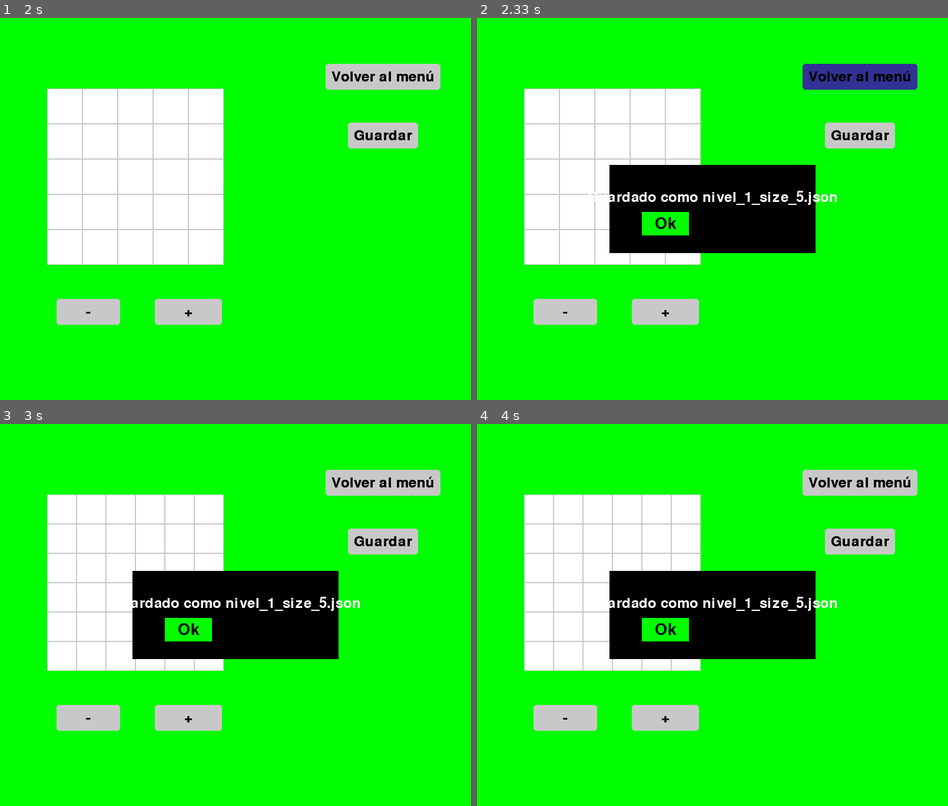
Above: before the commit, frames 1-4 (two rows, left to right).
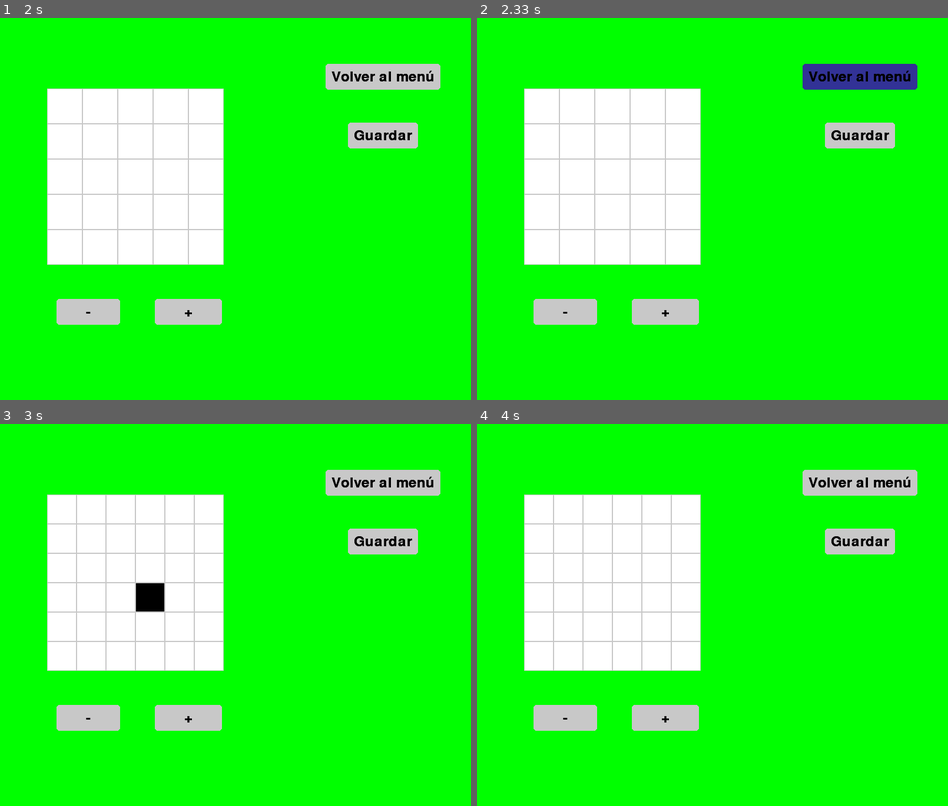
Above: after the commit, the same moments.

Repository: Diego-ipt/Pygame_nonograma
Game: pygame game, started from inicio.py
Two runs of this game, one before a commit and one after it. Both use one fixed random seed, a clock stepped at 60 frames per second and the inputs below.
Inputs (mouse positions are in pixels of both pictures, inside the frame that each line leads up to):
- Up to frame 1 (2 s): press the mouse at (235, 224) at 0.37 s; move the mouse to (160, 262) at 0.47 s; release the mouse at (89, 296) at 0.6 s; press the mouse at (89, 182) at 0.7 s; move the mouse to (84, 151) at 0.8 s; release the mouse at (75, 117) at 0.93 s; press the mouse at (353, 254) at 1.03 s; move the mouse to (353, 262) at 1.13 s; release the mouse at (357, 270) at 1.27 s; press the mouse at (353, 75) at 1.37 s; move the mouse to (244, 205) at 1.47 s; release the mouse at (131, 331) at 1.6 s; press the mouse at (235, 281) at 1.7 s; move the mouse to (169, 273) at 1.8 s; release the mouse at (103, 270) at 1.93 s
- Up to frame 2 (2.33 s): press the mouse at (858, 136) at 2.03 s; move the mouse to (872, 98) at 2.13 s; release the mouse at (886, 63) at 2.27 s
- Up to frame 3 (3 s): press the mouse at (188, 718) at 2.37 s; move the mouse to (202, 595) at 2.47 s; release the mouse at (216, 473) at 2.6 s; press the mouse at (136, 584) at 2.7 s; move the mouse to (244, 546) at 2.8 s; release the mouse at (353, 508) at 2.93 s
- Up to frame 4 (4 s): press the mouse at (613, 584) at 3.03 s; move the mouse to (590, 530) at 3.13 s; release the mouse at (571, 481) at 3.27 s; press the mouse at (858, 481) at 3.37 s; move the mouse to (736, 557) at 3.47 s; release the mouse at (613, 630) at 3.6 s; press the mouse at (712, 687) at 3.7 s; move the mouse to (637, 599) at 3.8 s; release the mouse at (566, 508) at 3.93 s

Frame 1 is identical in both runs. In frame 2, 10% of the frame differs, in the area x 23-77%, y 38-62%; in frame 3, 9.7%; in frame 4, 10%.

Commit message:
Boton movido a elementos_graficos y cambiado mostrar_texto para tener fuente por defecto

Diff:
--- a/nonograma_core/Elementos_graficos/Boton.py
+++ /dev/null
@@ -1,45 +0,0 @@
-import pygame
-import sys
-
-class Boton:
-    def __init__(self, image, pos, text_input, font, base_color, hover_color, rect_padding= (10,10)):
-        ''''''
-        self.image = image
-        self.x_pos = pos[0]
-        self.y_pos = pos[1]
-        self.font = font
-        self.base_color, self.hover_color = base_color, hover_color
-        self.curr_color = base_color
-        self.text_input = text_input
-        self.text = self.font.render(self.text_input, True, "black")
-        if self.image is None:
-            self.image = self.text
-        self.rect = self.image.get_rect(center=(self.x_pos,self.y_pos))
-        self.text_rect = self.text.get_rect(center=(self.x_pos, self.y_pos))
-        self.rect_padding = rect_padding
-
-        self.hitbox = pygame.Rect(
-            self.text_rect.left - self.rect_padding[0],
-            self.text_rect.top - self.rect_padding[1],
-            self.text_rect.width + 2 * self.rect_padding[0],
-            self.text_rect.height + 2 * self.rect_padding[1]
-        )
-
-    def update(self, screen):
-
-        pygame.draw.rect(screen, self.curr_color, self.hitbox, border_radius=5)
-
-        #Soporte para imagen de fondo de boton
-        if self.image is not None:
-            screen.blit(self.image, self.rect)
-
-        screen.blit(self.text, self.text_rect)
-
-    def checkInput(self, pos):
-        return self.hitbox.collidepoint(pos)
-
-    def changeColor(self, pos):
-        if self.hitbox.collidepoint(pos):
-            self.curr_color = self.hover_color
-        else:
-            self.curr_color = self.base_color
--- a/nonograma_core/Elementos_graficos/elementos_menus.py
+++ b/nonograma_core/Elementos_graficos/elementos_menus.py
@@ -1,58 +1,50 @@
 import pygame
-import time
-import random
-from nonograma_core.Elementos_graficos.colores import *
-from nonograma_core.Elementos_graficos.AssetManager import AssetManager
-
-# Inicializar Pygame
-pygame.init()
-
-# Cargador de recursos
-asset_manager = AssetManager()
-
-# Tamaño de la pantalla
-ancho_pantalla = 800
-alto_pantalla = 650
-pantalla = pygame.display.set_mode((ancho_pantalla, alto_pantalla))
-
-# Definir fuente de texto
-fuente = pygame.font.SysFont(None, 40)
-
-# Icono
-icono = asset_manager.cargar_imagen("Iconojuego.jpg")
-pygame.display.set_caption("Nonograma_Game")
-pygame.display.set_icon(icono)
 
 # Función para mostrar texto en la pantalla
-def mostrar_texto(texto, fuente, color, pantalla, x, y):
+def mostrar_texto(texto, color, pantalla, x, y, fuente=pygame.font.SysFont(None, 40)):
     superficie_texto = fuente.render(texto, True, color)
     rect_texto = superficie_texto.get_rect(center=(x, y))
     pantalla.blit(superficie_texto, rect_texto)
 
-# Variable global para controlar el estado del clic
-accion_ejecutada = False
+class Boton:
+    def __init__(self, image, pos, text_input, font, base_color, hover_color, rect_padding= (10,10)):
+        ''''''
+        self.image = image
+        self.x_pos = pos[0]
+        self.y_pos = pos[1]
+        self.font = font
+        self.base_color, self.hover_color = base_color, hover_color
+        self.curr_color = base_color
+        self.text_input = text_input
+        self.text = self.font.render(self.text_input, True, "black")
+        if self.image is None:
+            self.image = self.text
+        self.rect = self.image.get_rect(center=(self.x_pos,self.y_pos))
+        self.text_rect = self.text.get_rect(center=(self.x_pos, self.y_pos))
+        self.rect_padding = rect_padding
 
-# Función para los botones
-def boton(texto, x, y, ancho, alto, color_base, color_presionado, pantalla, accion=None, color_text=NEGRO, font=None):
-    global accion_ejecutada
-    raton = pygame.mouse.get_pos()
-    click = pygame.mouse.get_pressed()
+        self.hitbox = pygame.Rect(
+            self.text_rect.left - self.rect_padding[0],
+            self.text_rect.top - self.rect_padding[1],
+            self.text_rect.width + 2 * self.rect_padding[0],
+            self.text_rect.height + 2 * self.rect_padding[1]
+        )
 
-    # Usa la fuente predeterminada si no se pasa una
-    font = font or fuente
+    def update(self, screen):
 
-    if x + ancho > raton[0] > x and y + alto > raton[1] > y:
-        if color_presionado != NOTHING:
-            pygame.draw.rect(pantalla, color_presionado, (x, y, ancho, alto))
-        if click[0] == 1 and accion is not None and not accion_ejecutada:
-            accion()
-            accion_ejecutada = True
-    else:
-        if color_base != NOTHING:
-            pygame.draw.rect(pantalla, color_base, (x, y, ancho, alto))
+        pygame.draw.rect(screen, self.curr_color, self.hitbox, border_radius=5)
 
-    # Resetea la acción cuando se suelta el botón del ratón
-    if click[0] == 0:
-        accion_ejecutada = False
+        #Soporte para imagen de fondo de boton
+        if self.image is not None:
+            screen.blit(self.image, self.rect)
 
-    mostrar_texto(texto, font, color_text, pantalla, x + (ancho // 2), y + (alto // 2))
+        screen.blit(self.text, self.text_rect)
+
+    def checkInput(self, pos):
+        return self.hitbox.collidepoint(pos)
+
+    def changeColor(self, pos):
+        if self.hitbox.collidepoint(pos):
+            self.curr_color = self.hover_color
+        else:
+            self.curr_color = self.base_color
--- a/nonograma_core/Ventanas/VentanaCrearNonograma.py
+++ b/nonograma_core/Ventanas/VentanaCrearNonograma.py
@@ -1,9 +1,9 @@
 import sys
-
-from nonograma_core.Elementos_graficos.elementos_menus import *
+import pygame
 from nonograma_core.Ventanas.VentanaBase import VentanaBase
 from nonograma_core.Logica.creador import CreatorWindow
-from nonograma_core.Elementos_graficos.Boton import Boton
+from nonograma_core.Elementos_graficos.elementos_menus import Boton
+from nonograma_core.Elementos_graficos.colores import *
 
 class VentanaCrearNonograma(VentanaBase):
     def __init__(self, pantalla):
@@ -21,7 +21,7 @@
 
     def run(self):
         while True:
-            pantalla.fill(VERDE)
+            self.pantalla.fill(VERDE)
             pygame.display.set_caption("Nonograma Creador")
             mouse_pos = pygame.mouse.get_pos()
 
@@ -29,18 +29,15 @@
 
             for boton in [self.boton_volver, self.boton_mas, self.boton_menos, self.boton_guardar]:
                 boton.changeColor(mouse_pos)
-                boton.update(pantalla)
+                boton.update(self.pantalla)
 
             game_position = (80, 120)
             offset_x = game_position[0]
             offset_y = game_position[1]
 
-            if self.creador.run(pantalla, *game_position, eventos):
+            if self.creador.run(self.pantalla, *game_position, eventos):
                 self.creador.running = False
                 return 'menu_principal'
-
-            if self.guardando:
-                self.mostrarPopupGuardar()
 
             for evento in eventos:
                 if evento.type == pygame.QUIT:
@@ -63,16 +60,6 @@
     def cerrarPopup(self):
         self.guardando = False
 
-    def mostrarPopupGuardar(self):
-        popup_width = 350
-        popup_height = 150
-
-        popup_rect = pygame.Rect((ancho_pantalla // 2 - popup_width // 2, alto_pantalla // 2 - popup_height // 2), (popup_width, popup_height))
-
-        pygame.draw.rect(pantalla, NEGRO, popup_rect)
-        mostrar_texto(f"Guardado como {self.nombre_nivel}", pygame.font.SysFont(None, 36), BLANCO, pantalla, ancho_pantalla // 2, alto_pantalla // 2 - 20)
-        boton("Ok", popup_rect.left + 55, popup_rect.top + 80, 80, 40, VERDE, VERDE_PRESIONADO, pantalla, lambda: self.cerrarPopup())
-
     def guardarNivel(self):
         #Guarda el nivel en un json y devuelve el nombre
         self.nombre_nivel = self.creador.saveDesign()
--- a/nonograma_core/Ventanas/VentanaElegirPartida.py
+++ b/nonograma_core/Ventanas/VentanaElegirPartida.py
@@ -5,10 +5,9 @@
 import pygame.font
 
 from nonograma_core.Ventanas.VentanaBase import VentanaBase
-from nonograma_core.Elementos_graficos.Boton import Boton
 from nonograma_core.Elementos_graficos.colores import *
 from nonograma_core.JuegoNonograma import ANCHO_PANTALLA, ALTO_PANTALLA
-from nonograma_core.Elementos_graficos.elementos_menus import fuente, mostrar_texto
+from nonograma_core.Elementos_graficos.elementos_menus import mostrar_texto, Boton
 from nonograma_core.Logica.registros import *
 
 
@@ -74,7 +73,7 @@
 
             #mostrar dificultas
             dificultad_texto = self.dificultades[self.indice_dificultad].replace("size_", "") + "x" + self.dificultades[self.indice_dificultad].replace("size_", "")
-            mostrar_texto(dificultad_texto, fuente, NEGRO, self.pantalla, 400, 100)
+            mostrar_texto(dificultad_texto, NEGRO, self.pantalla, 400, 100)
 
             niveles_nombres = self.niveles[0]
             botones_niveles = []
--- a/nonograma_core/Ventanas/VentanaMenuPrincipal.py
+++ b/nonograma_core/Ventanas/VentanaMenuPrincipal.py
@@ -3,7 +3,7 @@
 import random
 
 from nonograma_core.Elementos_graficos.AssetManager import AssetManager
-from nonograma_core.Elementos_graficos.Boton import Boton
+from nonograma_core.Elementos_graficos.elementos_menus import Boton
 from nonograma_core.Ventanas.VentanaBase import VentanaBase
 from nonograma_core.Elementos_graficos.colores import *
 from nonograma_core.JuegoNonograma import ANCHO_PANTALLA
--- a/nonograma_core/Ventanas/VentanaNonogramaGame.py
+++ b/nonograma_core/Ventanas/VentanaNonogramaGame.py
@@ -1,14 +1,7 @@
-import pygame
-import time
-
-from nonograma_core.Elementos_graficos.Boton import Boton
 from nonograma_core.Elementos_graficos.elementos_menus import *
-from nonograma_core.Elementos_graficos.colores import *
-from nonograma_core.Logica.tablero_nonograma import *
 from nonograma_core.Logica.nonograma_numeros import *
 from nonograma_core.Ventanas.VentanaBase import *
 from nonograma_core.Logica.registros import *
-from nonograma_core.Elementos_graficos.AssetManager import AssetManager
 
 
 class VentanaNonogramaGame(VentanaBase):
@@ -29,7 +22,7 @@
             self.pantalla.fill(ROJO)
             pygame.display.set_caption("Nonograma Game")
             texto_nivel = f"Nivel {self.nombre_nivel}"
-            mostrar_texto(texto_nivel, pygame.font.SysFont(None, 35), NEGRO, self.pantalla, 110, 40)
+            mostrar_texto(texto_nivel, NEGRO, self.pantalla, 110, 40, fuente=pygame.font.SysFont(None, 35))
 
             menu_mouse_pos = pygame.mouse.get_pos()
 
@@ -62,16 +55,18 @@
             # Dibujar números de las filas
             for i, fila in enumerate(filas):
                 for k, num in enumerate(fila or [0]):
-                    mostrar_texto(str(num), pygame.font.SysFont(None, 30), NEGRO, self.pantalla,
+                    mostrar_texto(str(num), NEGRO, self.pantalla,
                                   offset_x - 40 - len(fila) * 15 + k * 25,
-                                  offset_y + i * tamano_celda + tamano_celda // 2)
+                                  offset_y + i * tamano_celda + tamano_celda // 2,
+                                  fuente=pygame.font.SysFont(None, 30))
 
             # Dibujar números de las columnas
             for j, columna in enumerate(columnas):
                 for k, num in enumerate(columna or [0]):
-                    mostrar_texto(str(num), pygame.font.SysFont(None, 30), NEGRO, self.pantalla,
+                    mostrar_texto(str(num), NEGRO, self.pantalla,
                                   offset_x + j * tamano_celda + tamano_celda // 2,
-                                  offset_y - 40 - len(columna) * 15 + k * 25)
+                                  offset_y - 40 - len(columna) * 15 + k * 25,
+                                  fuente=pygame.font.SysFont(None, 30))
 
 
             # Correr lógica del juego
